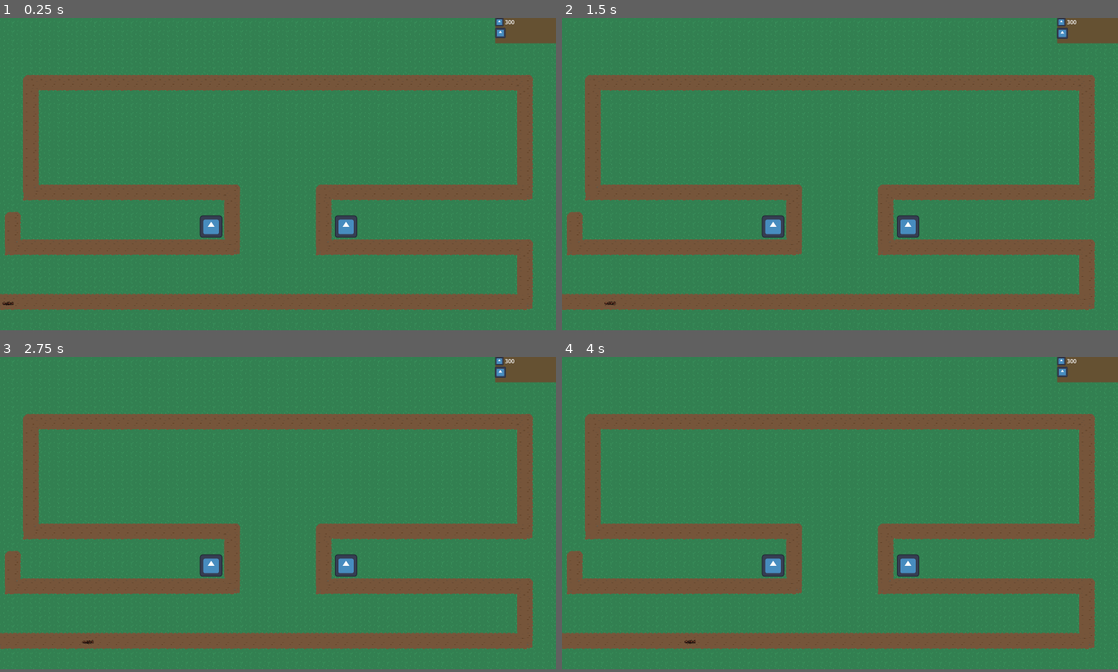
Above: before the commit, frames 1-4 (two rows, left to right).
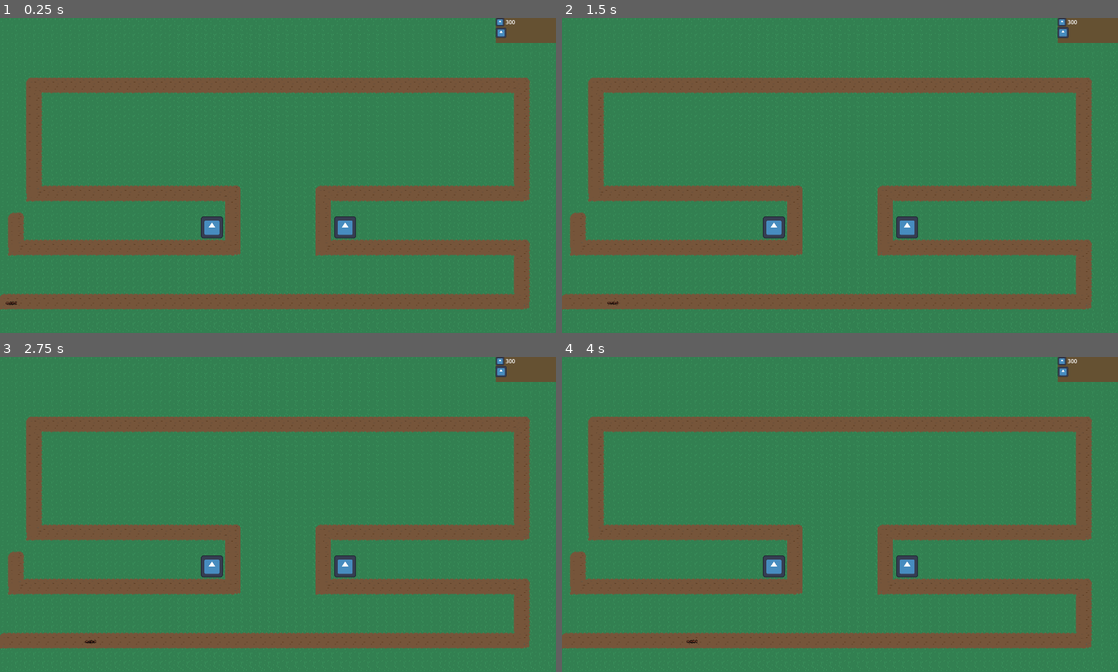
Above: after the commit, the same moments.

Repository: tomsku21/TD_project
Game: Godot game, scene res://Scenes/Main.tscn
The game is run twice, just before and just after one commit, with the same random seed, the same clock (stepped at 60 frames per second) and the same inputs. The engine's default icon, where the game draws it, is replaced by a stand-in: a white triangle on a blue panel in a dark square.
Inputs (mouse positions are in pixels of both pictures, inside the frame that each line leads up to):
- Up to frame 1 (0.25 s): no input
- Up to frame 2 (1.5 s): click (1062, 33) at 0.5 s; click (1062, 33) at 1.25 s
- Up to frame 3 (2.75 s): click (500, 372) at 2 s
- Up to frame 4 (4 s): tap Enter at 2.75 s; move the mouse to (1062, 372) at 2.77 s; click (1062, 372) at 2.85 s; tap Space at 3.5 s; move the mouse to (728, 530) at 3.52 s; click (728, 530) at 3.6 s
The window is 800x450 before the commit and 800x454 after it. Grey fills any space a smaller window leaves; there, only what the larger window draws over its background counts as a difference.

The runs differ from the first frame. In frame 1, 4.9% of the frame differs, in the area x 0-100%, y 0-93%; in frame 2, 4.9%; in frame 3, 4.9%; in frame 4, 4.9%.

Commit message:
windows size

Diff:
--- a/project.godot
+++ b/project.godot
@@ -25,9 +25,8 @@
 
 [display]
 
-window/size/viewport_width=1600
-window/size/viewport_height=900
-window/size/mode=3
+window/size/viewport_width=1620
+window/size/viewport_height=920
 window/stretch/mode="viewport"
 
 [global_group]
